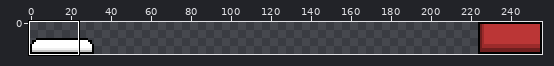
One commit to this sprite sheet: assets/textures/Arkanoid blocks.png. Above: a wide view before the commit, with the close-up outlined.
Close-up. Before the commit:
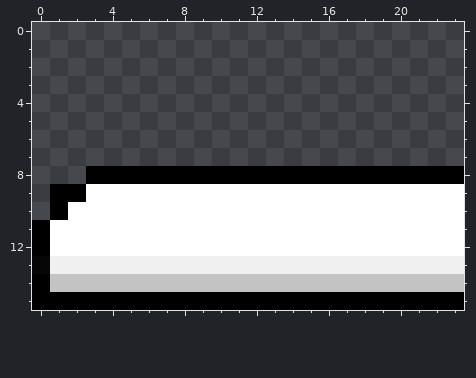
The file is 256x16 pixels. Shown: x 0..23, y 0..15. The commit also changed other parts of the picture, which this record leaves out.
Once edited:
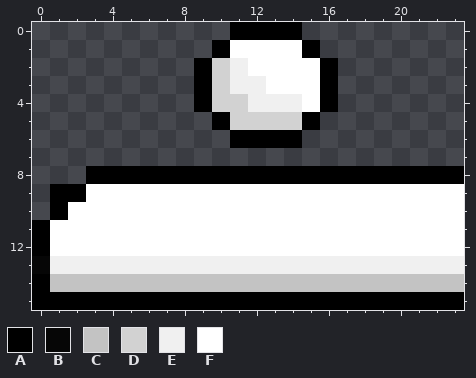
Palette (. is transparent): A #000000  B #060606  C #c3c3c3  D #d2d2d2  E #f0f0f0  F #ffffff
Difference:
y 0: x 11..14 .... -> AAAA
y 1: x 10..15 ...... -> AFFFFA
y 2: x 9..16 ........ -> ADEFFFFA
y 3: x 9..16 ........ -> ADEEFFFA
y 4: x 9..16 ........ -> ADDEEEFA
y 5: x 10..15 ...... -> ADDDDA
y 6: x 11..14 .... -> AAAA
Changed places in both close-ups, as pixel boxes (x1, y1, x2, y2):
added: (194, 22, 338, 148)
